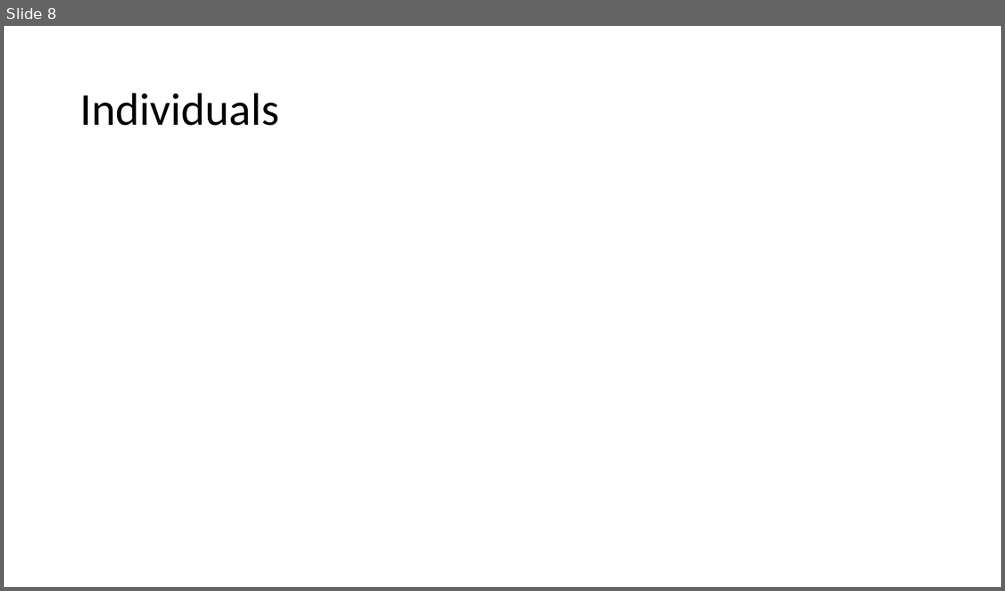
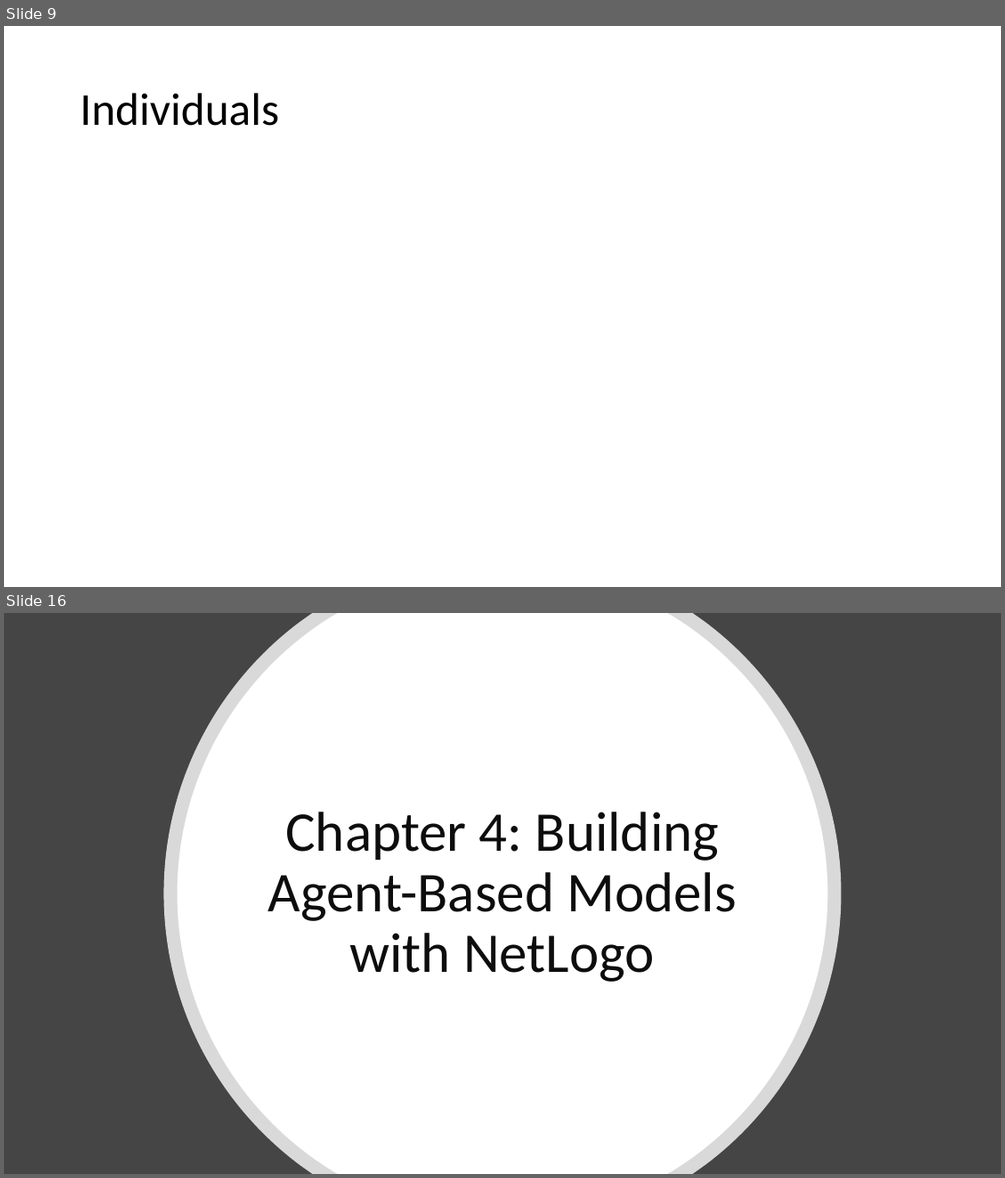
Before and after one commit to abmgis/abmgis, a slide deck: Chapter01-ABMGIS/Chapter1.pptx. Shown one above the other, each under a label of ours: slide 8 before the commit, slides 9 and 16 after it; the slides between them are not shown. The pictures are 1005x591 and 1005x1178 pixels, drawn with LibreOffice and Linux fonts; fonts in the diff are those of the drawing. Boxes give left, top, right and bottom in pixels: in the first picture for what was removed or moved away, otherwise in the second. Text is boxed around its words. In the diff, an @@ line names an element or a change of style, - is before the commit and + after.

Commit message:
updated chapter 1 ppt

```diff
--- a/Chapter01-ABMGIS/Chapter1.pptx
+++ b/Chapter01-ABMGIS/Chapter1.pptx
@@ slide 16 added at box(4, 613, 1001, 1174), background #454545 @@
@@ freeform shape added at box(164, 613, 841, 1174), fill #FFFFFF at 80% opacity @@
@@ freeform shape added at box(178, 613, 828, 1174), fill #FFFFFF @@
@@ title added at box(268, 811, 736, 981), 54 pt, text #0D0D0D @@
+Chapter 4: Building Agent-Based Models with NetLogo
@@ what was slide 8 is now slide 9 @@
```
Also in this commit, not shown: 9 slides changed, 17 other slides added, 7 slides removed, 1 other file.
